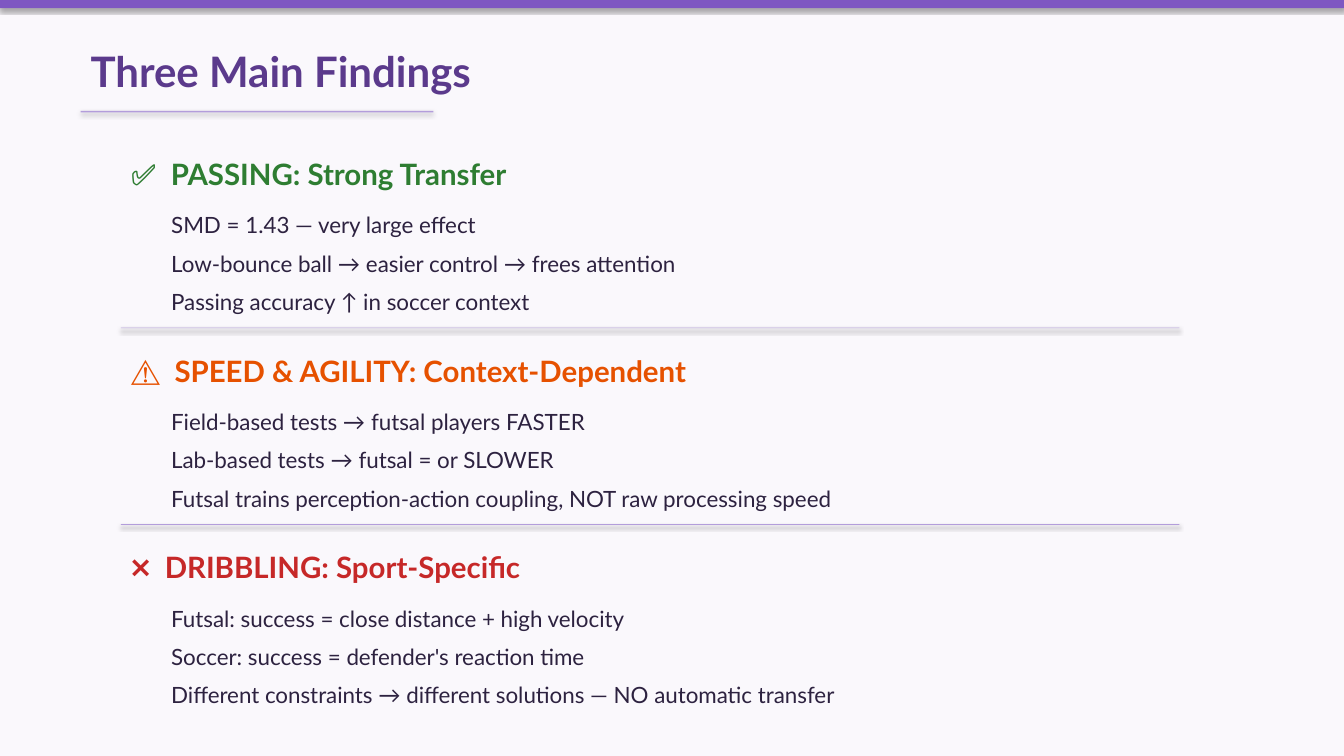
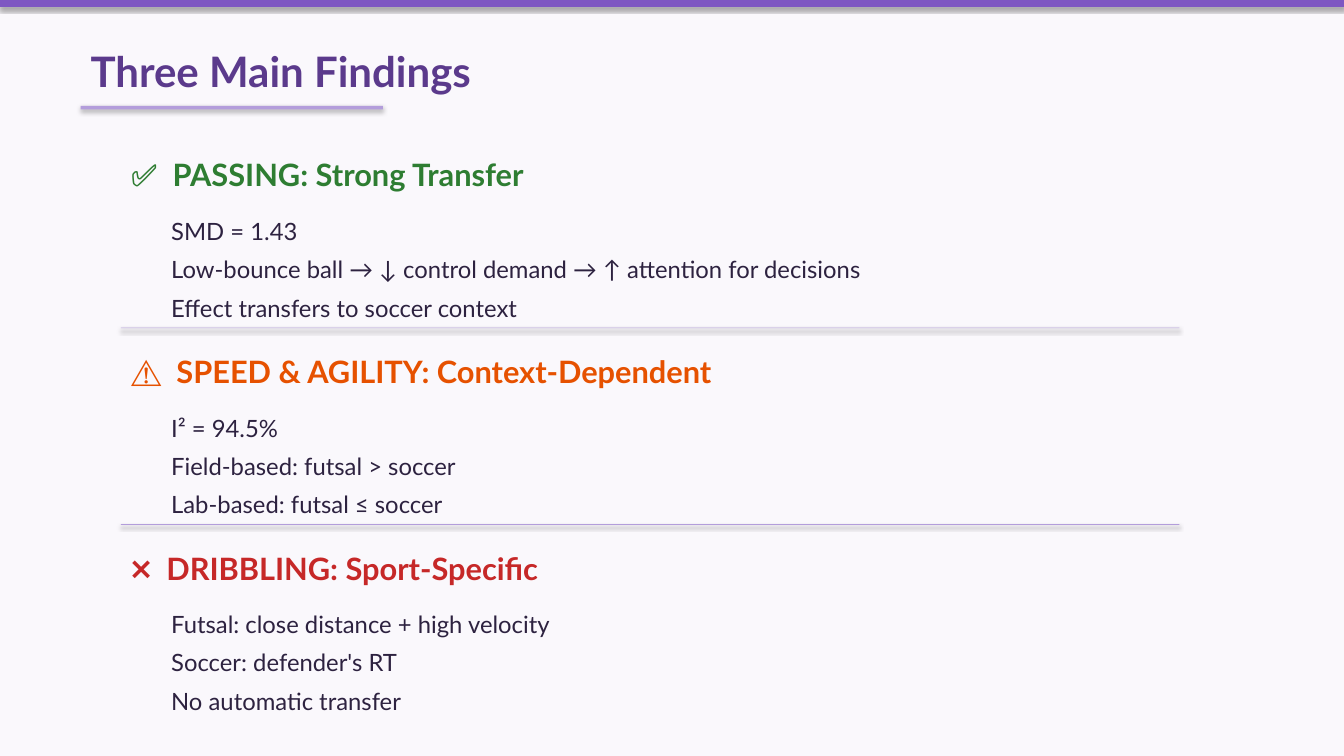
Before and after one commit to 975801846-star/workspace-outputs, a slide deck: slide 4 of lr-slides/Presenting_Article_Pena-Ardila.pptx. Drawn at 1344x756 pixels with LibreOffice and Linux fonts; fonts in the diff are those of the drawing. Boxes give left, top, right and bottom in pixels: in the first picture for what was removed or moved away, otherwise in the second. Text is boxed around its words. In the diff, an @@ line names an element or a change of style, - is before the commit and + after.

```diff
--- a/lr-slides/Presenting_Article_Pena-Ardila.pptx
+++ b/lr-slides/Presenting_Article_Pena-Ardila.pptx
@@ rectangle: place and size @@
-rectangle at bbox=[81, 111, 434, 113]
+rectangle at bbox=[81, 106, 383, 109]
@@ text at bbox=[171, 222, 297, 240]: text changed; size 16 to 17 pt @@
-SMD = 1.43 — very large effect
+SMD = 1.43
@@ text at bbox=[171, 260, 860, 278]: text changed; size 16 to 17 pt @@
-Low-bounce ball → easier control → frees attention
+Low-bounce ball → ↓ control demand → ↑ attention for decisions
@@ text at bbox=[171, 299, 517, 317]: text changed; size 16 to 17 pt @@
-Passing accuracy ↑ in soccer context
+Effect transfers to soccer context
@@ text at bbox=[171, 417, 278, 437]: text changed; size 16 to 17 pt @@
-Field-based tests → futsal players FASTER
+I² = 94.5%
@@ text at bbox=[171, 457, 455, 475]: text changed; size 16 to 17 pt @@
-Lab-based tests → futsal = or SLOWER
+Field-based: futsal > soccer
@@ text at bbox=[171, 495, 442, 513]: text changed; size 16 to 17 pt @@
-Futsal trains perception-action coupling, NOT raw processing speed
+Lab-based: futsal ≤ soccer
@@ size 21 to 22 pt in 3 elements at bbox=[173, 163, 524, 192], bbox=[176, 360, 711, 388], bbox=[166, 557, 538, 585] @@
@@ text at bbox=[171, 615, 550, 638]: text changed; size 16 to 17 pt @@
-Futsal: success = close distance + high velocity
+Futsal: close distance + high velocity
@@ text at bbox=[171, 653, 397, 671]: text changed; size 16 to 17 pt @@
-Soccer: success = defender's reaction time
+Soccer: defender's RT
@@ text at bbox=[171, 692, 401, 710]: text changed; size 16 to 17 pt @@
-Different constraints → different solutions — NO automatic transfer
+No automatic transfer
```
Also in this commit, not shown: 6 other slides changed.
